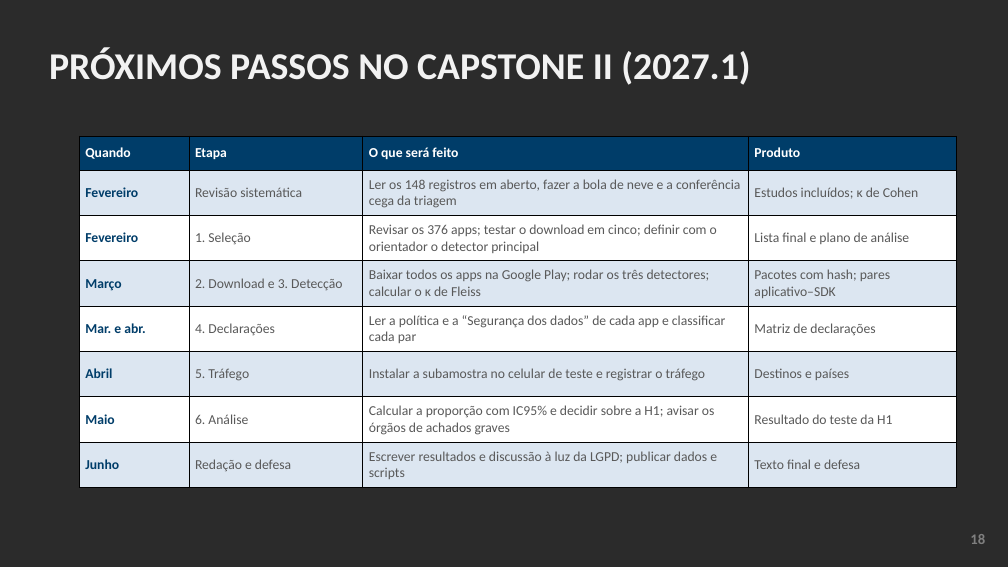
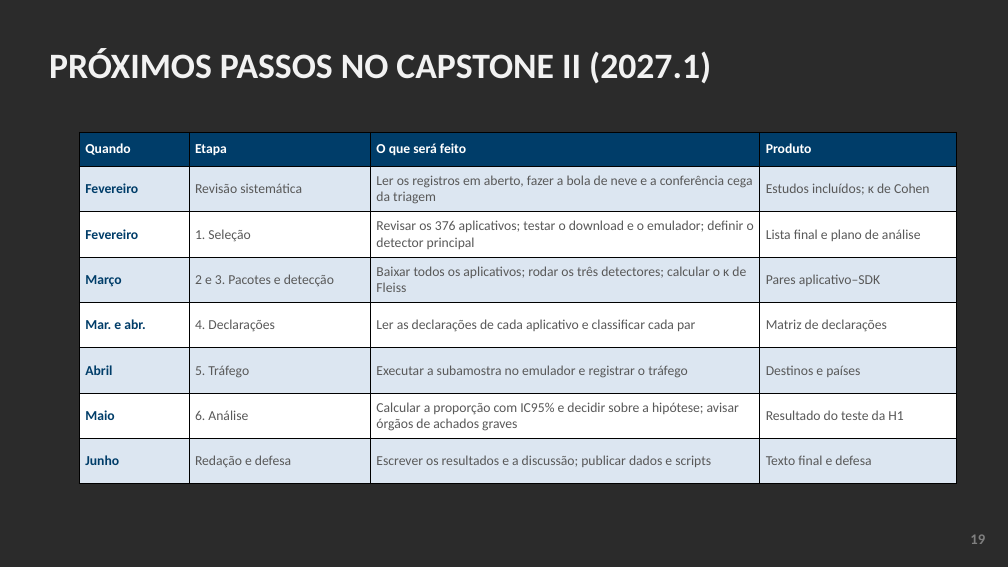
Before and after one commit to ClaudioAMF1/TCC, a slide deck: slide 19 of tcc/apresentacao/apresentacao-defesa-final.pptx (slide 18 before the commit). Drawn at 1008x567 pixels with LibreOffice and Linux fonts; fonts in the diff are those of the drawing; background and template pictures are left out; a plain dark background stands for a picture behind light text. Boxes give left, top, right and bottom in pixels: in the first picture for what was removed or moved away, otherwise in the second. Text is boxed around its words. In the diff, an @@ line names an element or a change of style, - is before the commit and + after.

```diff
--- a/tcc/apresentacao/apresentacao-defesa-final.pptx
+++ b/tcc/apresentacao/apresentacao-defesa-final.pptx
@@ text "PRÓXIMOS PASSOS NO CAPSTONE II ..." at (x1=49, y1=48, x2=711, y2=83): size 36 to 34 pt @@
@@ table at (x1=79, y1=132, x2=957, y2=484) @@
-row 2, column 3: Ler os 148 registros em aberto, fazer a bola de neve e a conferência cega da triagem
+row 2, column 3: Ler os registros em aberto, fazer a bola de neve e a conferência cega da triagem
-row 3, column 3: Revisar os 376 apps; testar o download em cinco; definir com o orientador o detector principal
+row 3, column 3: Revisar os 376 aplicativos; testar o download e o emulador; definir o detector principal
-row 4: Março | 2. Download e 3. Detecção | Baixar todos os apps na Google Play; rodar os três detectores; calcular o κ de Fleiss | Pacotes com hash; pares aplicativo–SDK
+row 4: Março | 2 e 3. Pacotes e detecção | Baixar todos os aplicativos; rodar os três detectores; calcular o κ de Fleiss | Pares aplicativo–SDK
-row 5, column 3: Ler a política e a “Segurança dos dados” de cada app e classificar cada par
+row 5, column 3: Ler as declarações de cada aplicativo e classificar cada par
-row 6, column 3: Instalar a subamostra no celular de teste e registrar o tráfego
+row 6, column 3: Executar a subamostra no emulador e registrar o tráfego
-row 7, column 3: Calcular a proporção com IC95% e decidir sobre a H1; avisar os órgãos de achados graves
+row 7, column 3: Calcular a proporção com IC95% e decidir sobre a hipótese; avisar órgãos de achados graves
-row 8, column 3: Escrever resultados e discussão à luz da LGPD; publicar dados e scripts
+row 8, column 3: Escrever os resultados e a discussão; publicar dados e scripts
@@ table moved from (x1=79, y1=136, x2=957, y2=488) to (x1=79, y1=132, x2=957, y2=484) @@
```
Also in this commit, not shown: 21 other slides changed, 2 slides added, 10 other files.
